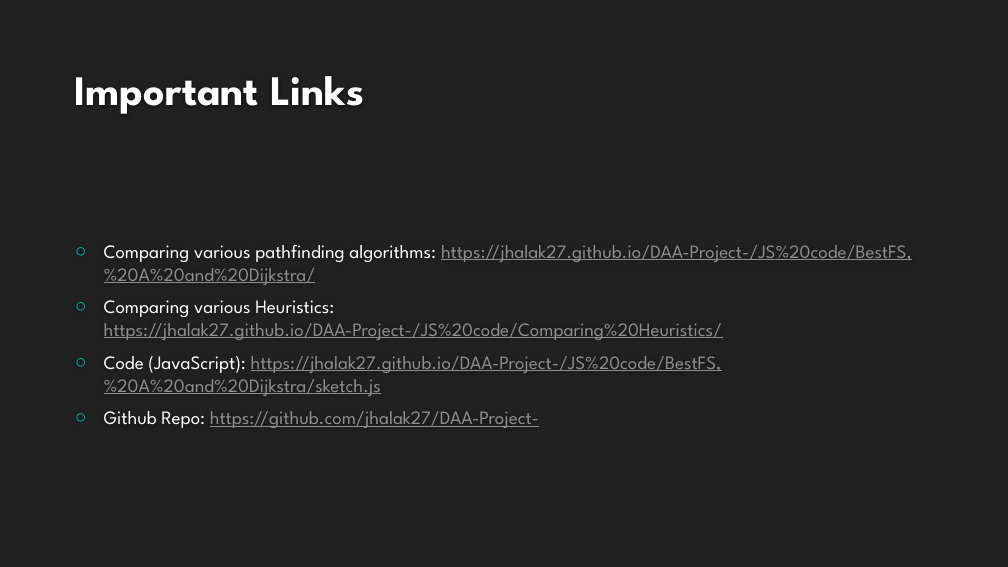
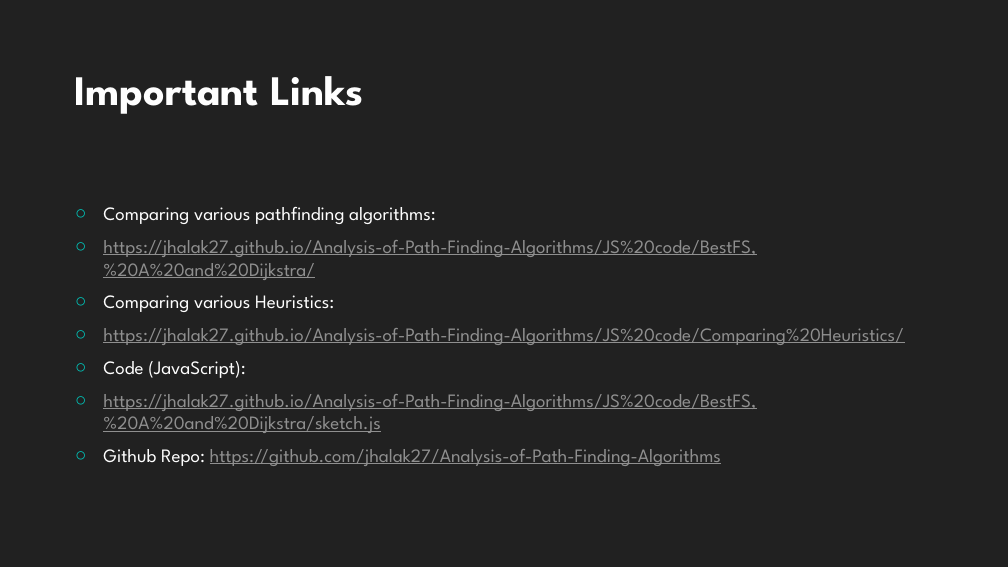
Before and after one commit to jhalak27/Analysis-of-Path-Finding-Algorithms, a slide deck: slide 17 of PathfindingAlgos.pptx. Drawn at 1008x567 pixels with LibreOffice and Linux fonts; fonts in the diff are those of the drawing; background and template pictures are left out. Boxes give left, top, right and bottom in pixels: in the first picture for what was removed or moved away, otherwise in the second. Text is boxed around its words. In the diff, an @@ line names an element or a change of style, - is before the commit and + after.

Commit message:
Updated links

```diff
--- a/PathfindingAlgos.pptx
+++ b/PathfindingAlgos.pptx
@@ text at box(103, 207, 904, 466): text changed @@
-○ Comparing various pathfinding algorithms: https://jhalak27.github.io/DAA-Project-/JS%20code/BestFS,%20A%20and%20Dijkstra/
-○ Comparing various Heuristics: https://jhalak27.github.io/DAA-Project-/JS%20code/Comparing%20Heuristics/
-○ Code (JavaScript): https://jhalak27.github.io/DAA-Project-/JS%20code/BestFS,%20A%20and%20Dijkstra/sketch.js
-○ Github Repo: https://github.com/jhalak27/DAA-Project-
+○ Comparing various pathfinding algorithms:
+○ https://jhalak27.github.io/Analysis-of-Path-Finding-Algorithms/JS%20code/BestFS,%20A%20and%20Dijkstra/
+○ Comparing various Heuristics:
+○ https://jhalak27.github.io/Analysis-of-Path-Finding-Algorithms/JS%20code/Comparing%20Heuristics/
+○ Code (JavaScript):
+○ https://jhalak27.github.io/Analysis-of-Path-Finding-Algorithms/JS%20code/BestFS,%20A%20and%20Dijkstra/sketch.js
+○ Github Repo: https://github.com/jhalak27/Analysis-of-Path-Finding-Algorithms
```
Also in this commit, not shown: 14 other slides changed.
